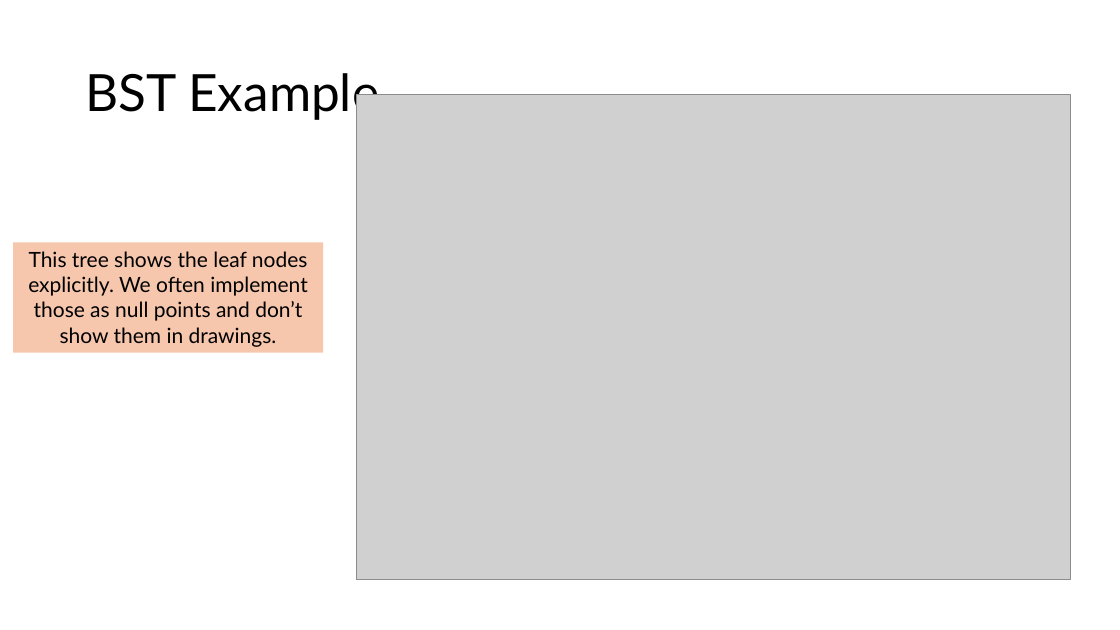
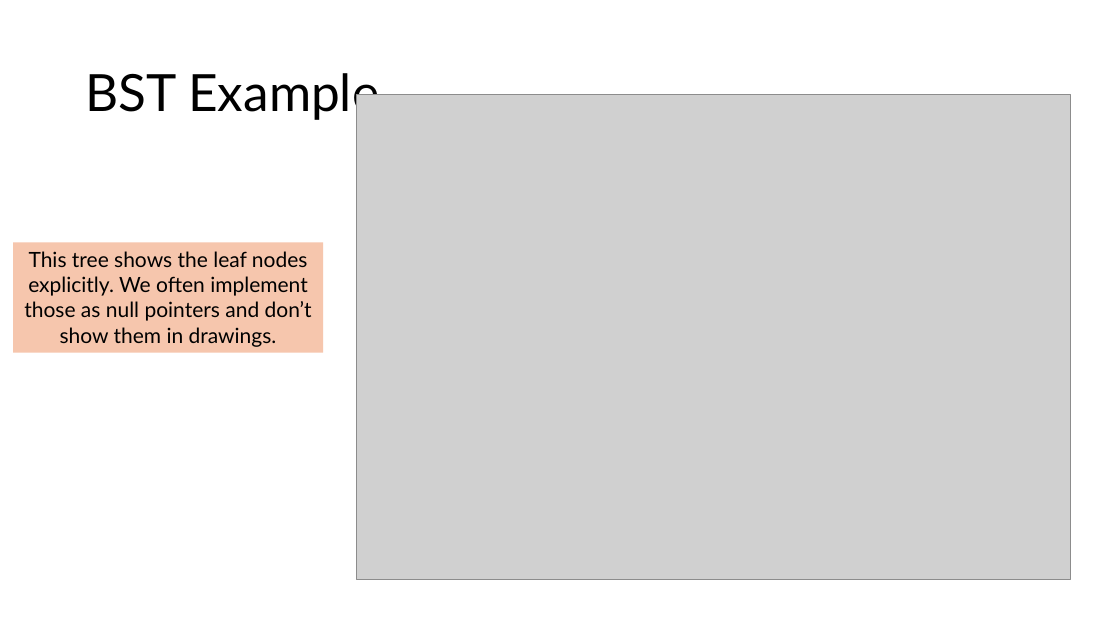
Before and after one commit to sotasota-sfu/cmpt225Summer2026, a slide deck: slide 22 of lectures/lecture22/binary_search_trees.pptx. Drawn at 1120x630 pixels with LibreOffice and Linux fonts; fonts in the diff are those of the drawing; grey boxes stand for pictures. Boxes give left, top, right and bottom in pixels: in the first picture for what was removed or moved away, otherwise in the second. Text is boxed around its words. In the diff, an @@ line names an element or a change of style, - is before the commit and + after.

```diff
--- a/lectures/lecture22/binary_search_trees.pptx
+++ b/lectures/lecture22/binary_search_trees.pptx
@@ text in rectangle at bbox=[24, 251, 312, 347]: text changed @@
-This tree shows the leaf nodes explicitly. We often implement those as null points and don’t show them in drawings.
+This tree shows the leaf nodes explicitly. We often implement those as null pointers and don’t show them in drawings.
```
Also in this commit, not shown: 19 other slides changed, 2 slides added, 46 other files.
